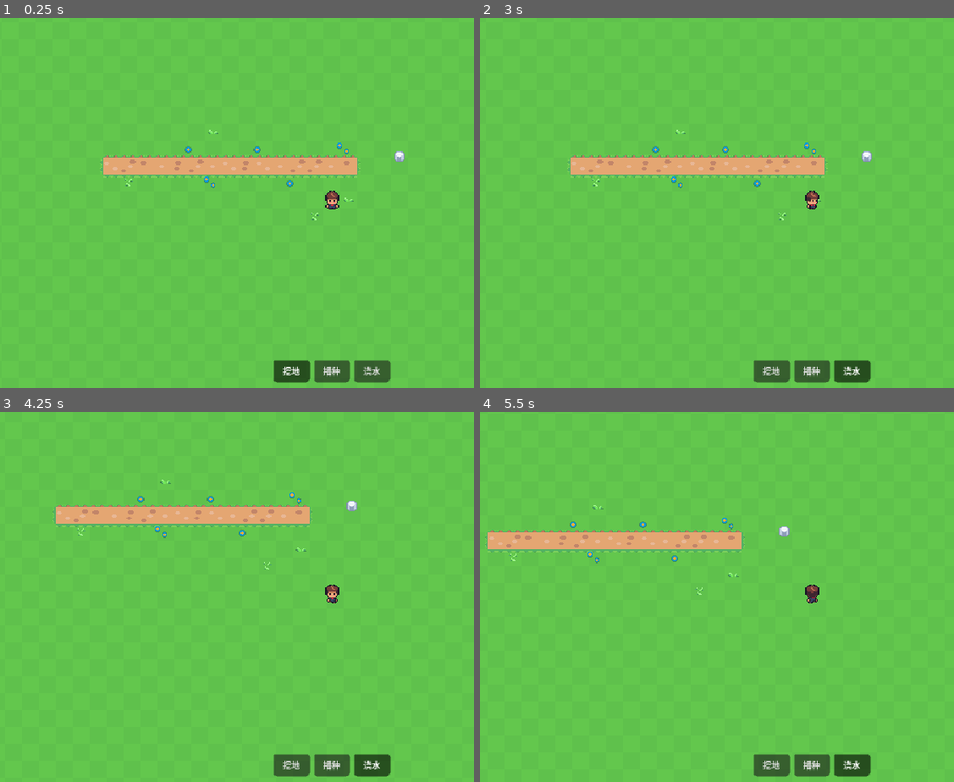
Above: before the commit, frames 1-4 (two rows, left to right).
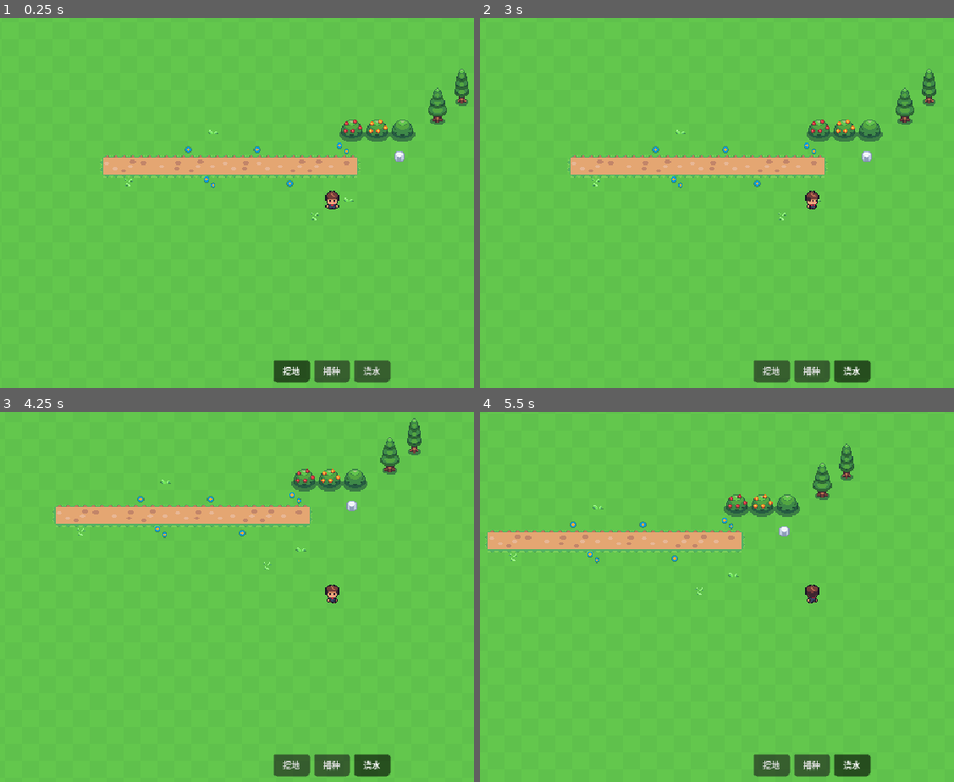
Above: after the commit, the same moments.

Repository: orange-GuandeLi/orange-farm
Game: Godot game, scene res://scenes/main.tscn
The game is run twice, just before and just after one commit, with the same random seed, the same clock (stepped at 60 frames per second) and the same inputs.
Inputs:
- Up to frame 1 (0.25 s): no input
- Up to frame 2 (3 s): click "挖地" at 0.5 s; click "播种" at 1.25 s; click "浇水" at 2 s; hold D (move_right) from 2.78 s (still down); tap Space (use_tool) at 2.85 s
- Up to frame 3 (4.25 s): release D (move_right) at 3.53 s; hold S (move_down) from 3.53 s (still down); tap Space (use_tool) at 3.6 s
- Up to frame 4 (5.5 s): release S (move_down) at 4.28 s; hold D (move_right) 4.28-5.03 s; tap Space (use_tool) at 4.35, 5.1 s; hold W (move_up) from 5.03 s (still down)

The runs differ from the first frame. In frame 1, 1.2% of the frame differs, in the area x 71-99%, y 13-34%; in frame 2, 1.2%; in frame 3, 1.2%, in the area x 61-89%, y 1-22%; in frame 4, 1.2%.

Commit message:
feat(world): 加入松树与浆果灌木丛，补齐装饰物的碰撞与贴地对齐
在 Entities 下补齐两类装饰物，结构统一成三段式：
StaticBody2D（根节点，position = 着地点，Y 排序只看它）
  → Sprite2D（centered=false，用 offset 把贴图抬到着地点上方）
  → CollisionShape2D（只挡实体部分，position 相对父节点定位）

- SlimPine(pine_a 14×35) / Pine(pine_b 18×35)：Offset (0,-35)，碰撞盒 6×8 放在
  (7,-4)，只卡树干不卡树冠 —— 玩家能走进树冠底下被盖住，但撞不过树干
- Bush / BushOrange / BushRed(bush 24×21)：Offset (0,-21)，碰撞盒 24×20 放在
  (12,-10)，整丛挡路，玩家走不进去
- 素材：assets/game/tree/{pine_a,pine_b}.png、assets/game/bush/{bush_green,bush_orange,bush_red}.png

实测（6 个装饰物统一跑一遍）：
- 贴图底边 = 着地点，误差全为 0；centered 全部为 false
- 碰撞盒覆盖率：岩石 100%、灌木 95%、松树 23%（只有树干，符合设计）
- 玩家撞灌木被挡在 y=508（碰撞盒底边 481 + 玩家盒高 8），走不进去
- 玩家从灌木左侧擦过畅通（走到 x=977 未被挡）
- Y 排序：玩家 y=461 < 灌木 481 → 灌木盖住玩家；树同理，玩家 y=427 时树冠压住玩家、
  y=455 时玩家盖住树干

本轮暂未接入：
- 装饰物的 cell 字段：格子归属目前靠 position 反推。SlimPine 的 y=447 落在第 26 行，
  若改成 448 则是第 27 行 —— 以后做挖树/挖石头时需要显式指定格子
- 挖树/挖石头逻辑：FarmData 还没有装饰物数据，_apply_till 仍会无条件锄地，
  站在装饰物下方按挖地会把那格锄了

Diff:
--- a/scenes/main.tscn
+++ b/scenes/main.tscn
@@ -17,6 +17,11 @@
 [ext_resource type="Script" uid="uid://qiujxeglwrva" path="res://scripts/world/crops.gd" id="15_jkv2x"]
 [ext_resource type="Script" uid="uid://ha7j5fqejhuy" path="res://scripts/ui/toolbar.gd" id="16_jbj1t"]
 [ext_resource type="Texture2D" uid="uid://c58em7twlk0r" path="res://assets/game/rock/rock_tiny.png" id="16_muem4"]
+[ext_resource type="Texture2D" uid="uid://dsagddmnsx50c" path="res://assets/game/tree/pine_a.png" id="17_dp3eg"]
+[ext_resource type="Texture2D" uid="uid://bk012a5on4iqs" path="res://assets/game/tree/pine_b.png" id="18_0ld40"]
+[ext_resource type="Texture2D" uid="uid://b05i1pomv42j" path="res://assets/game/bush/bush_green.png" id="19_gqmmt"]
+[ext_resource type="Texture2D" uid="uid://b22phnv71hwuj" path="res://assets/game/bush/bush_orange.png" id="20_yc10j"]
+[ext_resource type="Texture2D" uid="uid://btgkrdv5uoeqo" path="res://assets/game/bush/bush_red.png" id="21_jscy8"]
 
 [sub_resource type="TileSetAtlasSource" id="TileSetAtlasSource_tbgi4"]
 texture = ExtResource("1_sugp2")
@@ -2347,6 +2352,12 @@
 [sub_resource type="RectangleShape2D" id="RectangleShape2D_muem4"]
 size = Vector2(10, 10)
 
+[sub_resource type="RectangleShape2D" id="RectangleShape2D_dp3eg"]
+size = Vector2(6, 8)
+
+[sub_resource type="RectangleShape2D" id="RectangleShape2D_0ld40"]
+size = Vector2(24, 20)
+
 [sub_resource type="ButtonGroup" id="ButtonGroup_jkv2x"]
 
 [node name="Main" type="Node2D" unique_id=384196172]
@@ -2438,6 +2449,66 @@
 [node name="CollisionShape2D" type="CollisionShape2D" parent="Entities/Rock" unique_id=1009889903]
 position = Vector2(5, -5)
 shape = SubResource("RectangleShape2D_muem4")
+
+[node name="SlimPine" type="StaticBody2D" parent="Entities" unique_id=1625601560]
+position = Vector2(1068, 447)
+
+[node name="CollisionShape2D" type="CollisionShape2D" parent="Entities/SlimPine" unique_id=838743714]
+position = Vector2(7, -4)
+shape = SubResource("RectangleShape2D_dp3eg")
+
+[node name="Sprite2D" type="Sprite2D" parent="Entities/SlimPine" unique_id=1223060616]
+texture = ExtResource("17_dp3eg")
+centered = false
+offset = Vector2(0, -35)
+
+[node name="Pine" type="StaticBody2D" parent="Entities" unique_id=1603512580]
+position = Vector2(1043, 465)
+
+[node name="CollisionShape2D" type="CollisionShape2D" parent="Entities/Pine" unique_id=405893351]
+position = Vector2(7, -4)
+shape = SubResource("RectangleShape2D_dp3eg")
+
+[node name="Sprite2D" type="Sprite2D" parent="Entities/Pine" unique_id=807560194]
+texture = ExtResource("18_0ld40")
+centered = false
+offset = Vector2(0, -35)
+
+[node name="Bush" type="StaticBody2D" parent="Entities" unique_id=1964545147]
+position = Vector2(1007, 481)
+
+[node name="CollisionShape2D" type="CollisionShape2D" parent="Entities/Bush" unique_id=683733289]
+position = Vector2(12, -10)
+shape = SubResource("RectangleShape2D_0ld40")
+
+[node name="Sprite2D" type="Sprite2D" parent="Entities/Bush" unique_id=142286610]
+texture = ExtResource("19_gqmmt")
+centered = false
+offset = Vector2(0, -21)
+
+[node name="BushOrange" type="StaticBody2D" parent="Entities" unique_id=577418800]
+position = Vector2(983, 481)
+
+[node name="CollisionShape2D" type="CollisionShape2D" parent="Entities/BushOrange" unique_id=963131912]
+position = Vector2(12, -10)
+shape = SubResource("RectangleShape2D_0ld40")
+
+[node name="Sprite2D" type="Sprite2D" parent="Entities/BushOrange" unique_id=1221485606]
+texture = ExtResource("20_yc10j")
+centered = false
+offset = Vector2(0, -21)
+
+[node name="BushRed" type="StaticBody2D" parent="Entities" unique_id=743117871]
+position = Vector2(959, 481)
+
+[node name="CollisionShape2D" type="CollisionShape2D" parent="Entities/BushRed" unique_id=550909912]
+position = Vector2(12, -10)
+shape = SubResource("RectangleShape2D_0ld40")
+
+[node name="Sprite2D" type="Sprite2D" parent="Entities/BushRed" unique_id=1211050620]
+texture = ExtResource("21_jscy8")
+centered = false
+offset = Vector2(0, -21)
 
 [node name="Toolbar" type="CanvasLayer" parent="." unique_id=1061629639]
 layer = 10
Binary file added: assets/game/bush/bush_green.png
Not shown, added: assets/game/bush/bush_green.png.import
Binary file added: assets/game/bush/bush_orange.png
Not shown, added: assets/game/bush/bush_orange.png.import
Binary file added: assets/game/bush/bush_red.png
Not shown, added: assets/game/bush/bush_red.png.import
Binary file added: assets/game/tree/pine_a.png
Not shown, added: assets/game/tree/pine_a.png.import
Binary file added: assets/game/tree/pine_b.png
Not shown, added: assets/game/tree/pine_b.png.import
